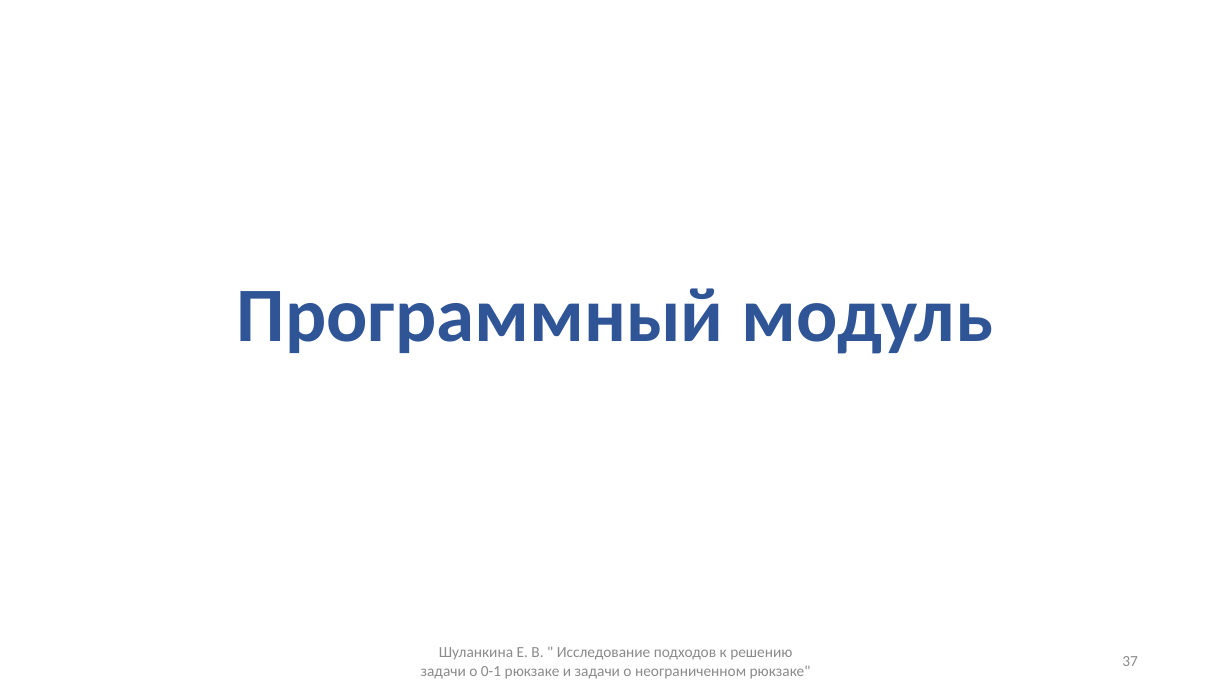
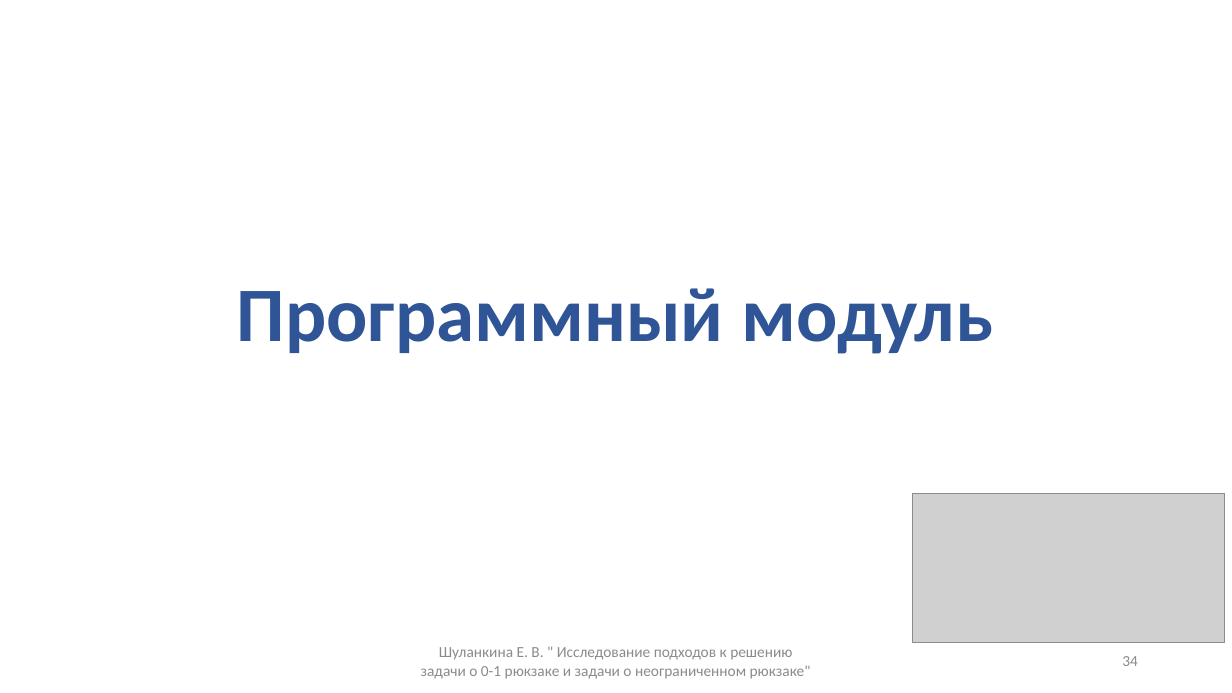
Before and after one commit to ElizJogar/Knapsack-Problems, a slide deck: slide 34 of docs/master_diploma.pptx (slide 37 before the commit). Drawn at 1232x693 pixels with LibreOffice and Linux fonts; fonts in the diff are those of the drawing; grey boxes stand for pictures. Boxes give left, top, right and bottom in pixels: in the first picture for what was removed or moved away, otherwise in the second. Text is boxed around its words. In the diff, an @@ line names an element or a change of style, - is before the commit and + after.

```diff
--- a/docs/master_diploma.pptx
+++ b/docs/master_diploma.pptx
@@ picture added at (913,494,1226,642) @@
@@ page number at (1122,656,1138,666): text changed @@
-37
+34
```
Also in this commit, not shown: 8 other slides changed, 4 slides added, 3 slides removed, 2 other files.
